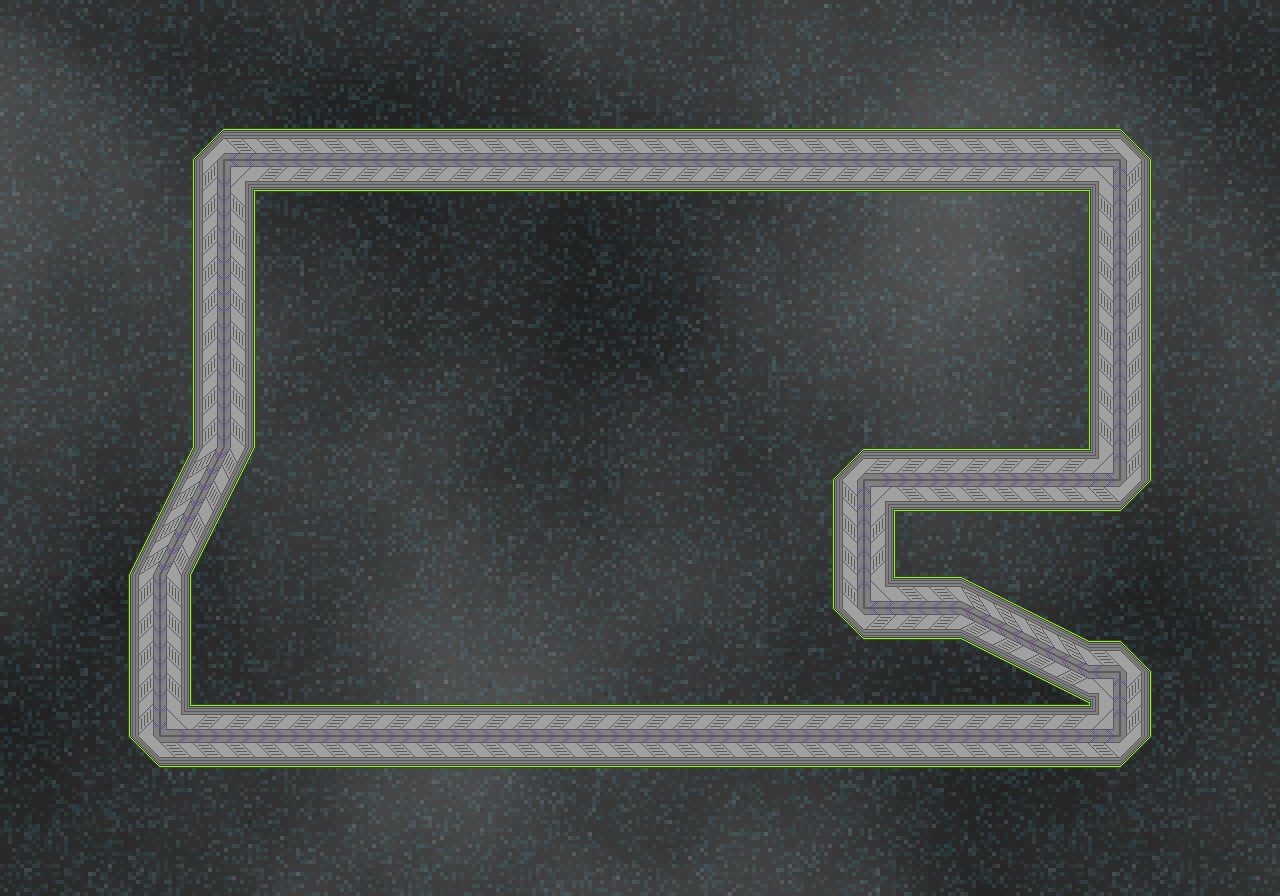
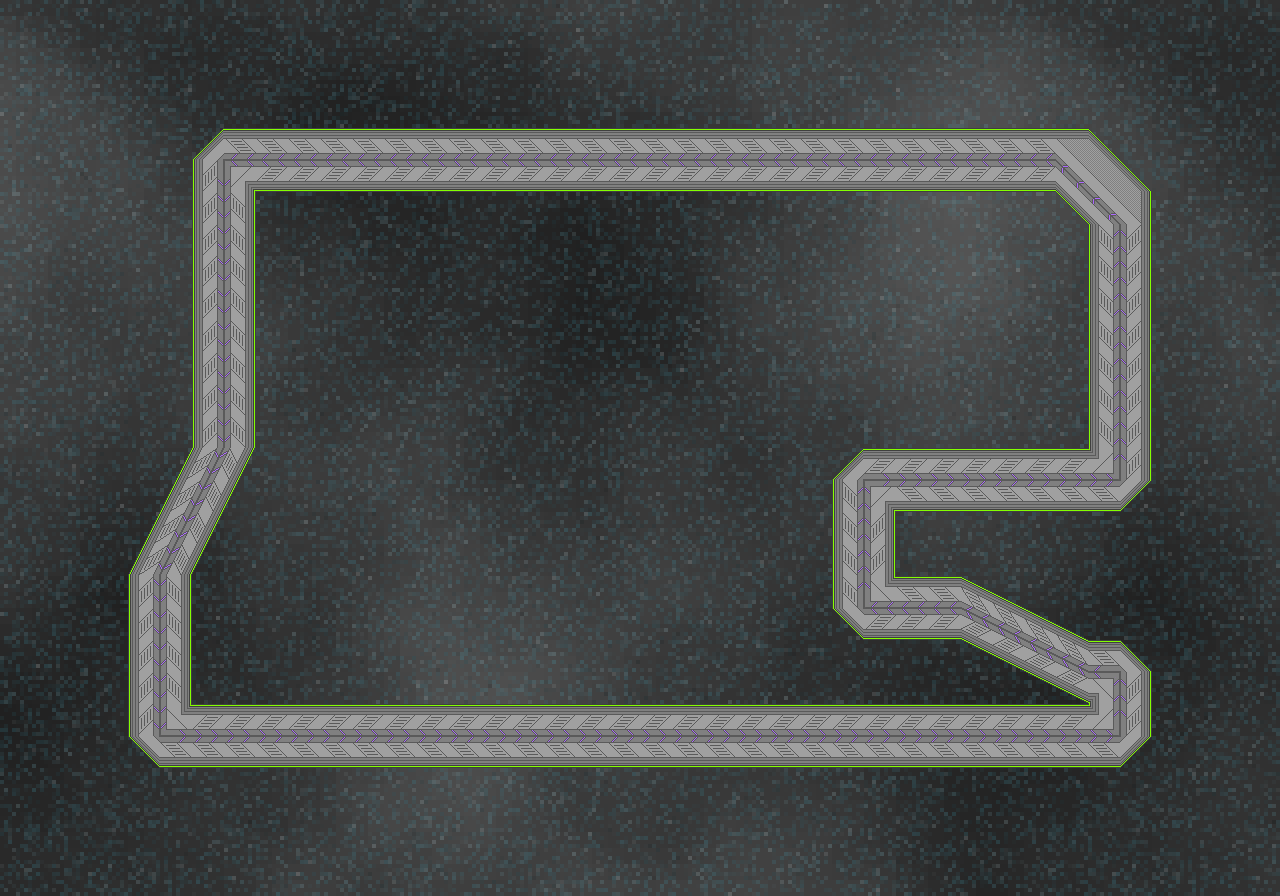
Layered file, before and after one edit (1280x896). Changes by layer:
painted on "New Layer" over (x1=1056, y1=128, x2=1152, y2=224)
added layer "New Layer#1" over (x1=1056, y1=128, x2=1152, y2=224)
